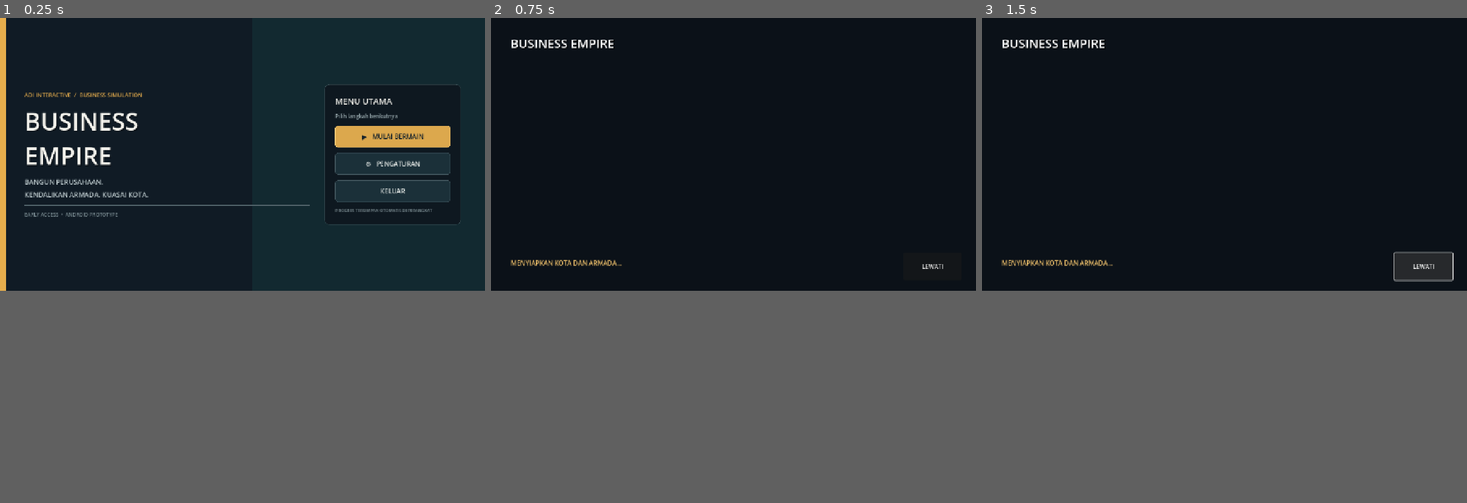
Above: before the commit, frames 1-3 (left to right).
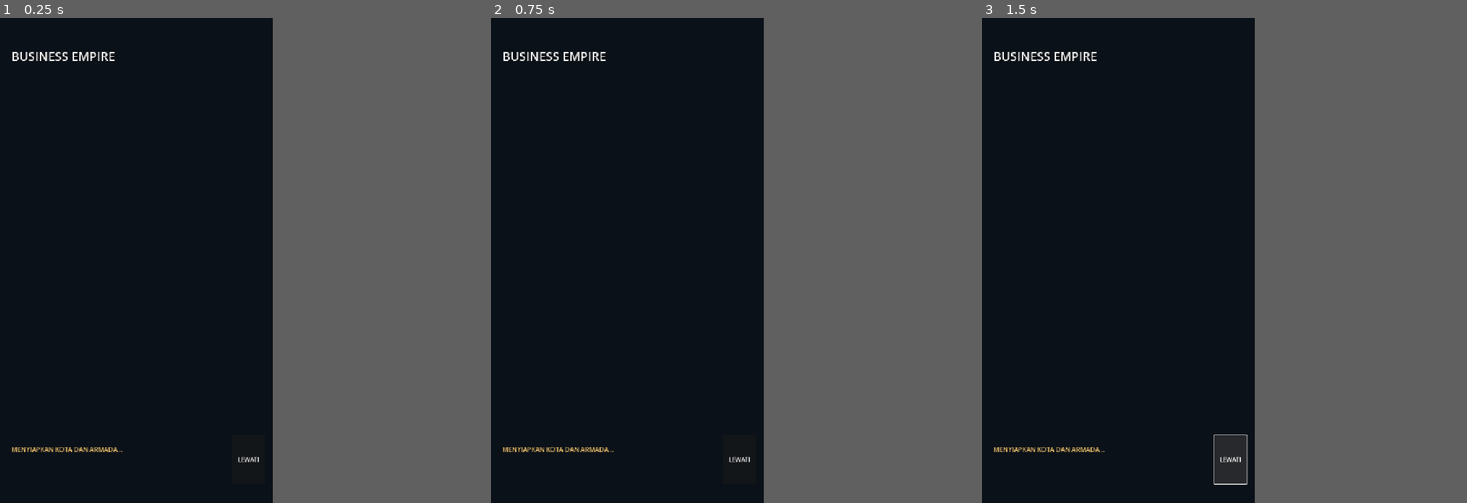
Above: after the commit, the same moments.

Repository: Muhtadi112/Business-Empire
Game: Godot game, scene res://scenes/loading_screen.tscn
Same seed, same stepped clock (60 frames per second), same inputs: the game is played once before the commit and once after it. Before the commit the project starts from res://scenes/main_menu.tscn.
Inputs (mouse positions are in pixels of both pictures, inside the frame that each line leads up to):
- Up to frame 1 (0.25 s): no input
- Up to frame 2 (0.75 s): click (883, 134) at 0.5 s, where only the run before the commit has a clickable "▶ MULAI BERMAIN"
- Up to frame 3 (1.5 s): click "LEWATI" at 1.25 s
In our replay, the window is 800x450 before the commit and 450x800 after it. These sizes can differ from the game's own. Grey fills any space a smaller window leaves; there, only what the larger window draws over its background counts as a difference.

The runs differ from the first frame. In frame 1, 4.4% of the frame differs, in the area x 0-95%, y 0-92%; in frame 2, 0.9%; in frame 3, 2.3%.

Commit message:
Set Android game to portrait 2D mode

Diff:
--- a/godot/project.godot
+++ b/godot/project.godot
@@ -1,20 +1,20 @@
 ; Business Empire - By Adi
-; Godot 4.4.1 prototype - landscape 3D mobile game
+; Godot 4.4.1 portrait 2D business simulation
 config_version=5
 
 [application]
 config/name="Business Empire - By Adi"
 config/icon="res://assets/branding/app_icon_192.png"
-run/main_scene="res://scenes/main_menu.tscn"
+run/main_scene="res://scenes/loading_screen.tscn"
 config/features=PackedStringArray("4.4", "GL Compatibility")
 
 [display]
-window/size/viewport_width=1280
-window/size/viewport_height=720
-window/size/window_width_override=1280
-window/size/window_height_override=720
+window/size/viewport_width=720
+window/size/viewport_height=1280
+window/size/window_width_override=720
+window/size/window_height_override=1280
 window/stretch/mode="canvas_items"
-window/handheld/orientation=0
+window/handheld/orientation=1
 
 [rendering]
 renderer/rendering_method="gl_compatibility"
